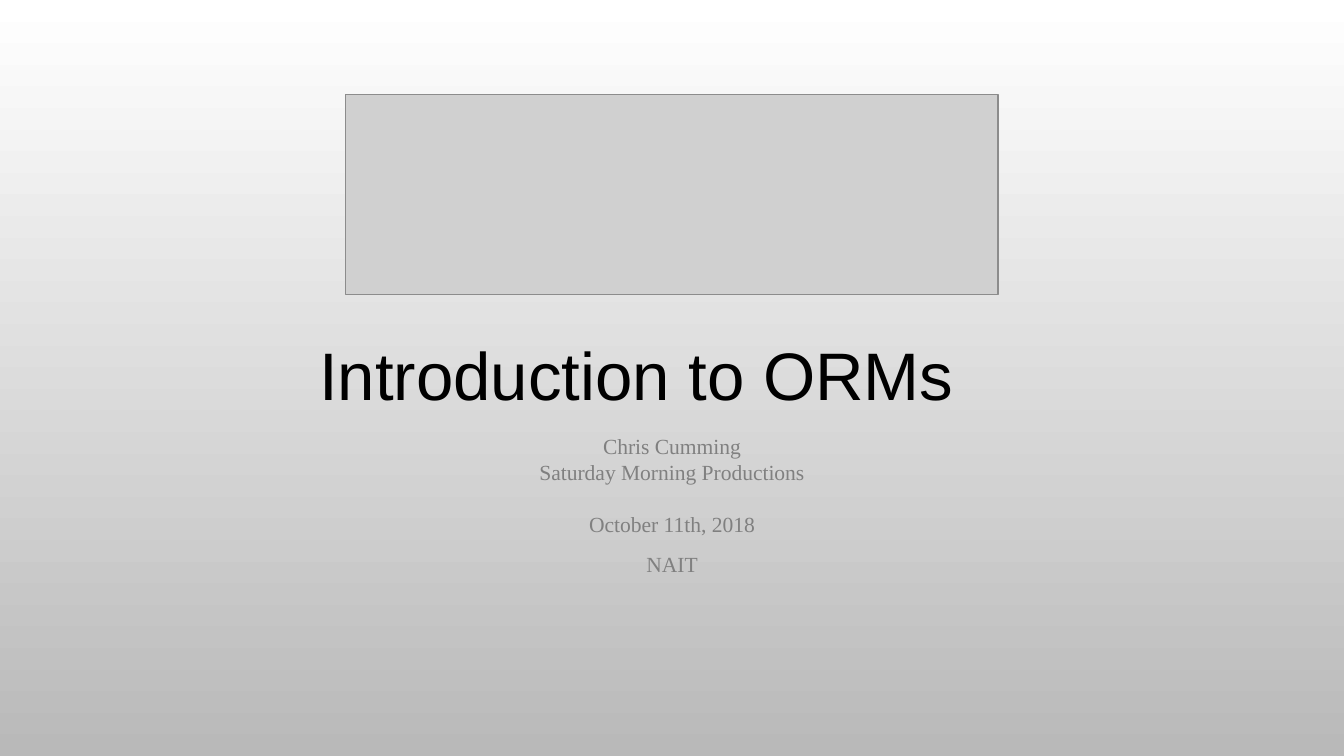
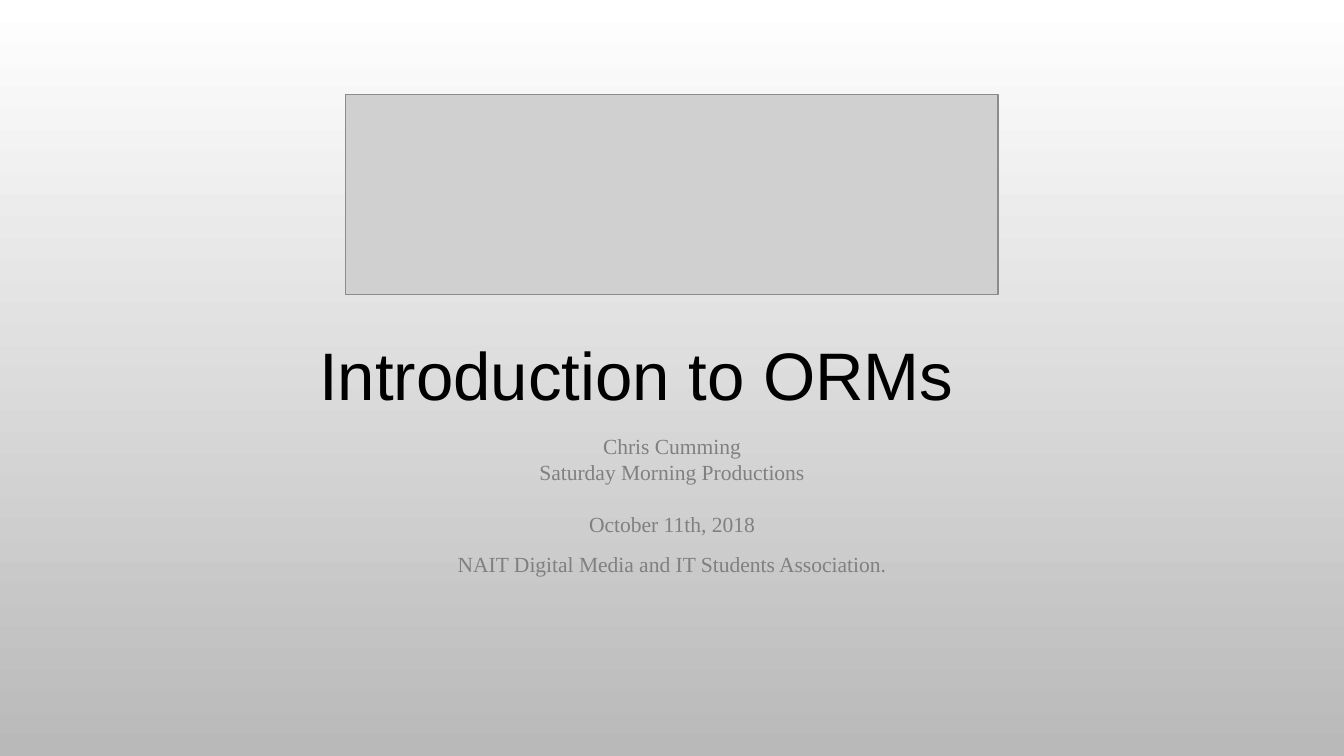
Before and after one commit to saturdaymp-examples/IntroductionToOrmsPresentation, a slide deck: slide 1 of Slides/Introduction to ORMs.pptx. Drawn at 1344x756 pixels with LibreOffice and Linux fonts; fonts in the diff are those of the drawing; grey boxes stand for pictures; background and template pictures are left out. Boxes give left, top, right and bottom in pixels: in the first picture for what was removed or moved away, otherwise in the second. Text is boxed around its words. In the diff, an @@ line names an element or a change of style, - is before the commit and + after.

```diff
--- a/Slides/Introduction to ORMs.pptx
+++ b/Slides/Introduction to ORMs.pptx
@@ subtitle at bbox=[458, 557, 886, 577]: text changed @@
-NAIT
+NAIT Digital Media and IT Students Association.
```
Also in this commit, not shown: 3 other slides changed, 1 slide added, 1 other file.
